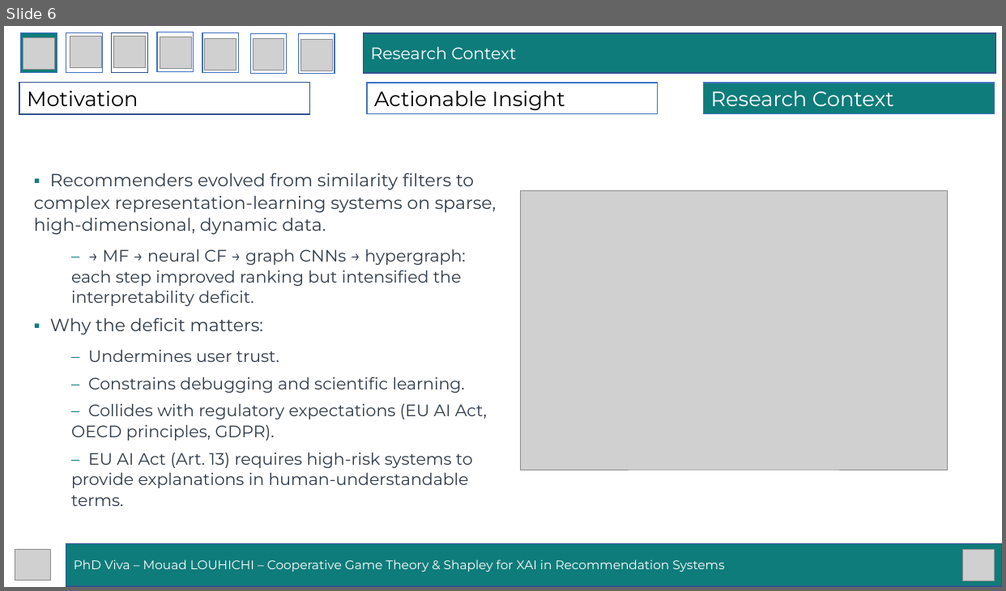
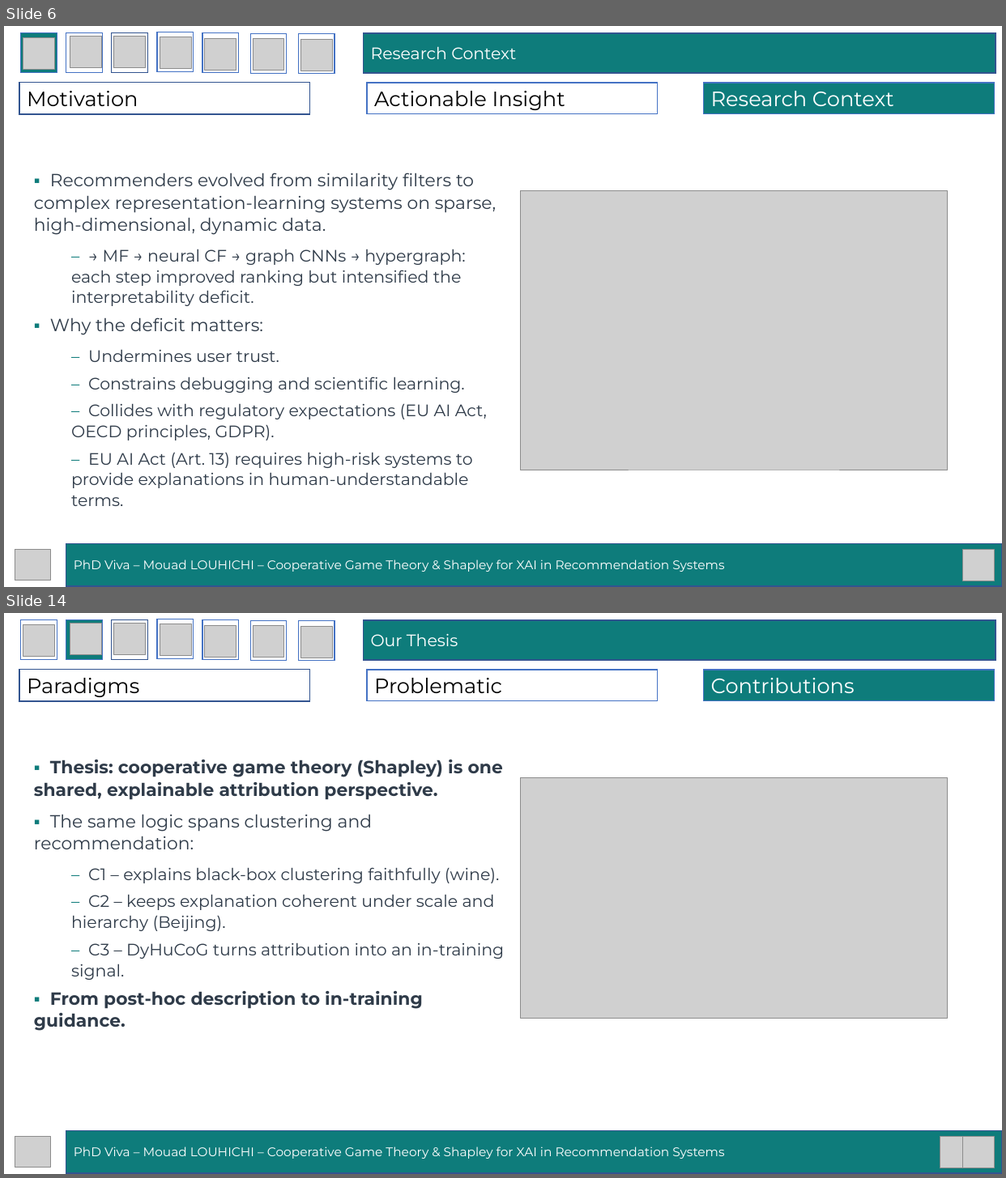
Before and after one commit to mouadlouhichi/phd-prep, a slide deck: viva/MOUAD_LOUHICHI_VIVA_40min.pptx. Shown one above the other, each under a label of ours: slide 6 before the commit, slides 6 and 14 after it; the slides between them are not shown. The pictures are 1006x591 and 1006x1178 pixels, drawn with LibreOffice and Linux fonts; fonts in the diff are those of the drawing; grey boxes stand for pictures. Boxes give left, top, right and bottom in pixels: in the first picture for what was removed or moved away, otherwise in the second. Text is boxed around its words. In the diff, an @@ line names an element or a change of style, - is before the commit and + after.

Commit message:
Add AI-recsys examples in intro, Our Thesis slide, content-based explainable figure; enlarge table fonts
- New intro slide 'AI-Powered Recommendation Systems Around Us' with a recsys-examples
  figure (Netflix, Amazon, Spotify, TikTok, Google Maps, ...).
- New 'Our Thesis' slide (after the contributions overview) with a thesis-map figure
  linking everyday AI recommenders -> cooperative-game/Shapley -> C1/C2/C3.
- Recommendation paradigms slide now two-column with an explainable Content-Based
  Filtering figure (profile -> features -> similarity -> recommendation).
- Three new generated figures: recsys_examples.png, content_based.png, thesis_map.png.
- add_table default font_size 12 -> 14 (tables now more readable).

```diff
--- a/viva/MOUAD_LOUHICHI_VIVA_40min.pptx
+++ b/viva/MOUAD_LOUHICHI_VIVA_40min.pptx
@@ slide 14 added at [4, 613, 1002, 1174], background #FFFFFF @@
@@ rectangle added at [21, 619, 57, 659], fill #FFFFFF, outline #4472C4 1 pt @@
@@ picture added at [23, 624, 55, 656] @@
@@ rectangle added at [66, 619, 102, 659], fill #0E7C7B, outline #4472C4 1 pt @@
@@ picture added at [70, 624, 101, 655] @@
@@ rectangle added at [112, 619, 147, 659], fill #FFFFFF, outline #325491 1 pt @@
@@ picture added at [114, 624, 146, 655] @@
@@ rectangle added at [157, 619, 193, 658], fill #FFFFFF, outline #4472C4 1 pt @@
@@ picture added at [160, 624, 191, 656] @@
@@ rectangle added at [202, 619, 238, 659], fill #FFFFFF, outline #4472C4 1 pt @@
@@ picture added at [205, 625, 236, 657] @@
@@ rectangle added at [250, 620, 286, 660], fill #FFFFFF, outline #4472C4 1 pt @@
@@ picture added at [253, 626, 284, 658] @@
@@ rectangle added at [298, 621, 334, 661], fill #FFFFFF, outline #4472C4 1 pt @@
@@ picture added at [300, 627, 332, 658] @@
@@ rectangle added at [364, 620, 996, 660], fill #0E7C7B, outline #325491 1 pt, 16 pt, text #FFFFFF @@
+Our Thesis
@@ rectangle added at [19, 669, 310, 701], fill #FFFFFF, outline #325491 1 pt, 20 pt, text #000000 @@
+Paradigms
@@ rectangle added at [367, 670, 658, 701], fill #FFFFFF, outline #4472C4 1 pt, 20 pt, text #000000 @@
+Problematic
@@ rectangle added at [704, 670, 995, 701], fill #0E7C7B, outline #4472C4 1 pt, 20 pt, text #FFFFFF @@
+Contributions
@@ text added at [34, 760, 504, 1031], 17 pt, text #2F3B49 @@
+▪ Thesis: cooperative game theory (Shapley) is one shared, explainable attribution perspective.
+▪ The same logic spans clustering and recommendation:
+  – C1 – explains black-box clustering faithfully (wine).
+  – C2 – keeps explanation coherent under scale and hierarchy (Beijing).
+  – C3 – DyHuCoG turns attribution into an in-training signal.
+▪ From post-hoc description to in-training guidance.
@@ picture added at [521, 777, 948, 1018] @@
@@ picture added at [15, 1137, 50, 1168] @@
@@ rectangle added at [66, 1131, 1002, 1174], fill #0E7C7B, outline #325491 1 pt, 12 pt, text #FFFFFF @@
+PhD Viva – Mouad LOUHICHI – Cooperative Game Theory & Shapley for XAI in Recommendation Systems
@@ picture added at [940, 1137, 971, 1169] @@
@@ picture added at [963, 1137, 995, 1169] @@
```
Also in this commit, not shown: 15 slides changed, 1 other slide added, 1 other file.
